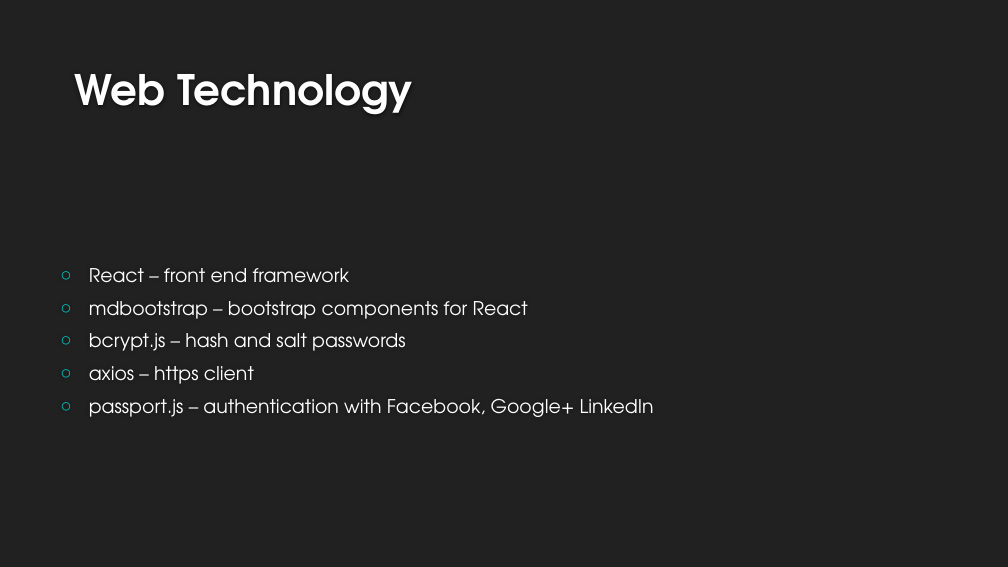
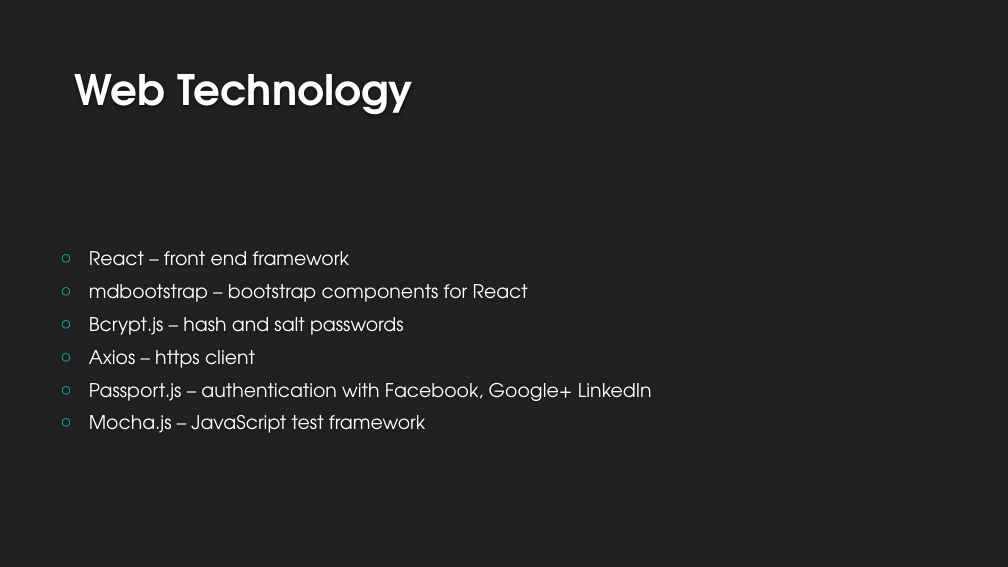
Before and after one commit to Joehill27/CalendarShare, a slide deck: slide 8 of Documentation/Group 9 Large Pitch Presentation.pptx. Drawn at 1008x567 pixels with LibreOffice and Linux fonts; fonts in the diff are those of the drawing; background and template pictures are left out. Boxes give left, top, right and bottom in pixels: in the first picture for what was removed or moved away, otherwise in the second. Text is boxed around its words. In the diff, an @@ line names an element or a change of style, - is before the commit and + after.

```diff
--- a/Documentation/Group 9 Large Pitch Presentation.pptx
+++ b/Documentation/Group 9 Large Pitch Presentation.pptx
@@ text at (x1=89, y1=317, x2=652, y2=433): text changed @@
-○ bcrypt.js – hash and salt passwords
-○ axios – https client
-○ passport.js – authentication with Facebook, Google+ LinkedIn
+○ Bcrypt.js – hash and salt passwords
+○ Axios – https client
+○ Passport.js – authentication with Facebook, Google+ LinkedIn
+○ Mocha.js – JavaScript test framework
```
Also in this commit, not shown: 1 other slide changed, 1 slide added.
